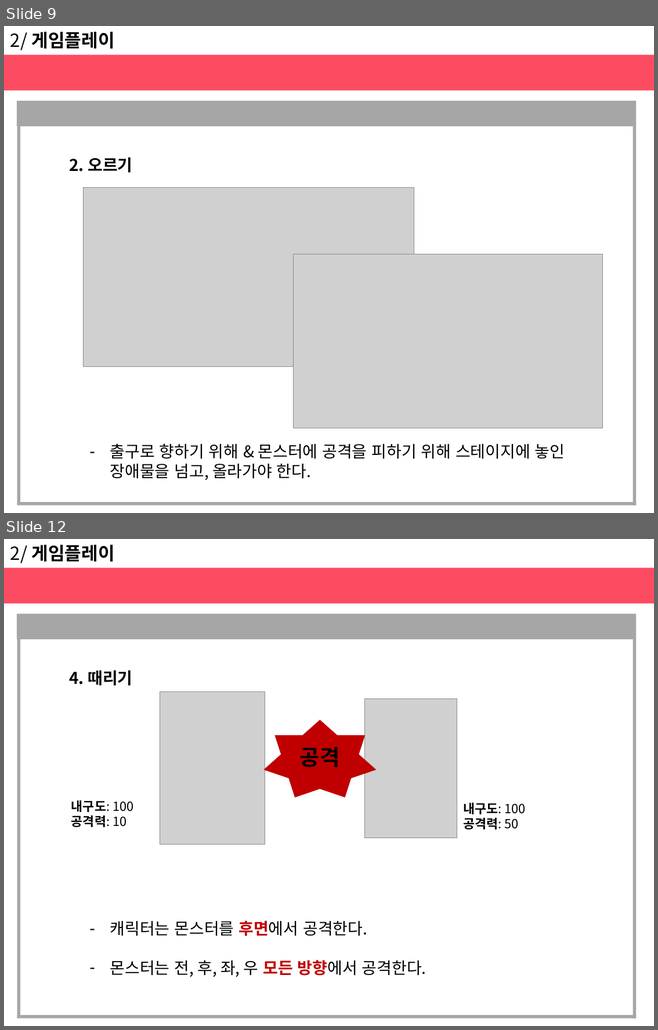
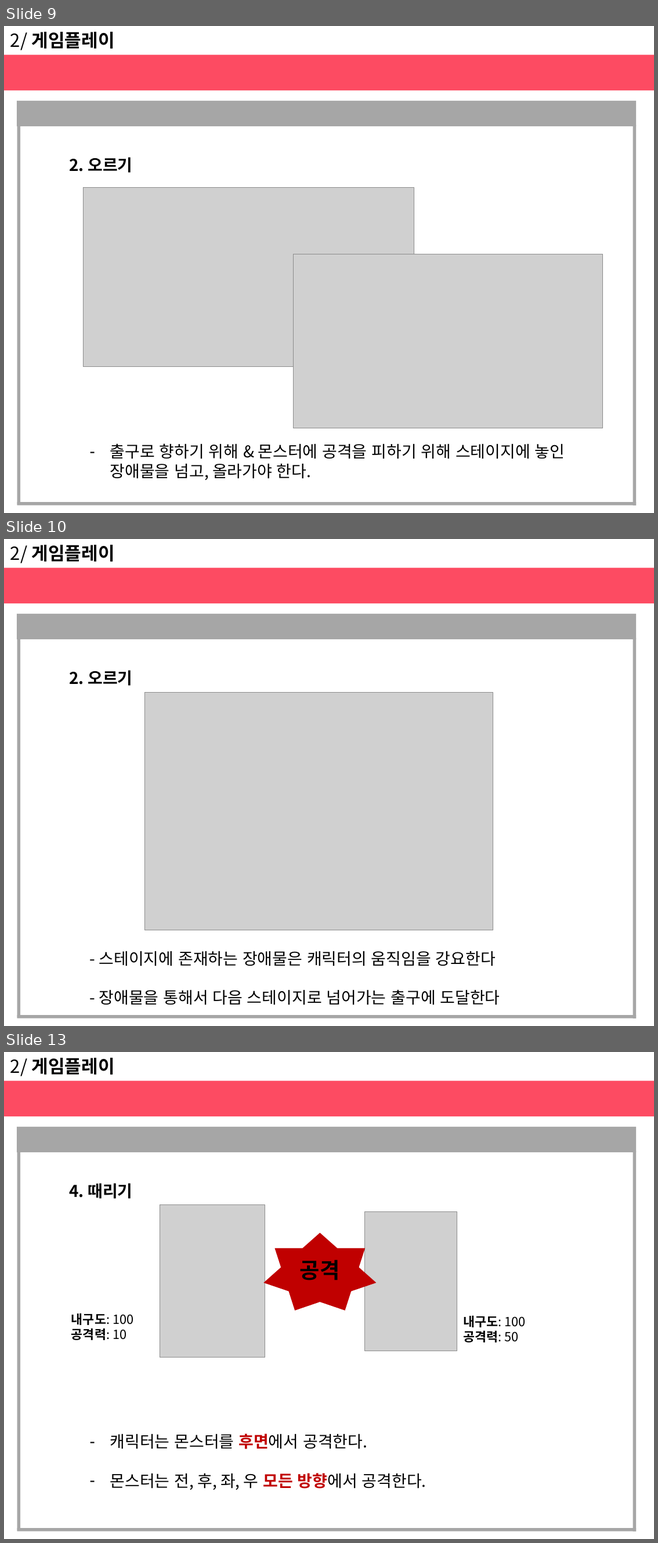
Before and after one commit to haeunjung/Team_Project, a slide deck: 기획문서/게임 제안서.pptx. Shown one above the other, each under a label of ours: slides 9 and 12 before the commit, slides 9, 10 and 13 after it; the slides between them are not shown. The pictures are 658x1030 and 658x1543 pixels, drawn with LibreOffice and Linux fonts; fonts in the diff are those of the drawing; grey boxes stand for pictures. Boxes give left, top, right and bottom in pixels: in the first picture for what was removed or moved away, otherwise in the second. Text is boxed around its words. In the diff, an @@ line names an element or a change of style, - is before the commit and + after.

Commit message:
11.29
게임 플레이 중심 요소  (몬스터의 공격과 캐릭터가 몬스터를 공격하는 조건) 추가

```diff
--- a/기획문서/게임 제안서.pptx
+++ b/기획문서/게임 제안서.pptx
@@ slide 10 added at [4, 539, 654, 1026], background #FFFFFF @@
@@ text added at [10, 545, 114, 563], 20 pt, text #000000, bold @@
+2/ 게임플레이
@@ rectangle added at [4, 567, 654, 603], fill #FD4B62 @@
@@ rectangle added at [17, 614, 636, 639], fill #A6A6A6 @@
@@ rectangle added at [17, 637, 20, 1017], fill #A6A6A6 @@
@@ rectangle added at [632, 638, 636, 1019], fill #A6A6A6 @@
@@ text added at [69, 670, 132, 686], 18 pt, text #000000, bold @@
+2. 오르기
@@ picture added at [145, 692, 492, 930] @@
@@ text added at [99, 951, 500, 1005], 18 pt, text #000000 @@
+- 스테이지에 존재하는 장애물은 캐릭터의 움직임을 강요한다
+- 장애물을 통해서 다음 스테이지로 넘어가는 출구에 도달한다
@@ rectangle added at [17, 1015, 636, 1019], fill #A6A6A6 @@
@@ what was slide 12 is now slide 13 @@
```
Also in this commit, not shown: 3 slides changed, 1 other slide added.
